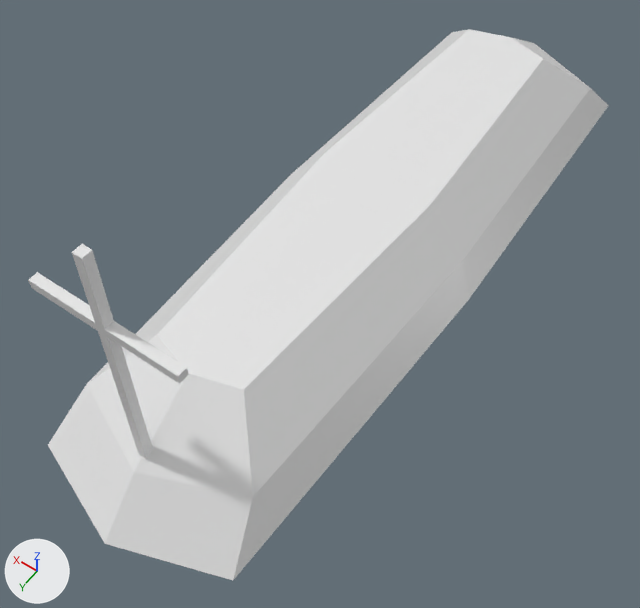
Renders of the FBX model Pieklo dzidowca kregi spierdolenia/Assets/Graphics 3D/Props/Level 1 props/Model_nagrobek_2.fbx from each side of a commit.
Before and after are seen from a 50 mm camera at (-1.08, 1.83, 2.22) aimed at (-0.09, 0.44, 0.03). Arrows for +X, +Y and +Z are at lower left; the lights stay in place. The first picture is the older version. Where no turn or scale is listed for an object, it has been applied to the vertices.
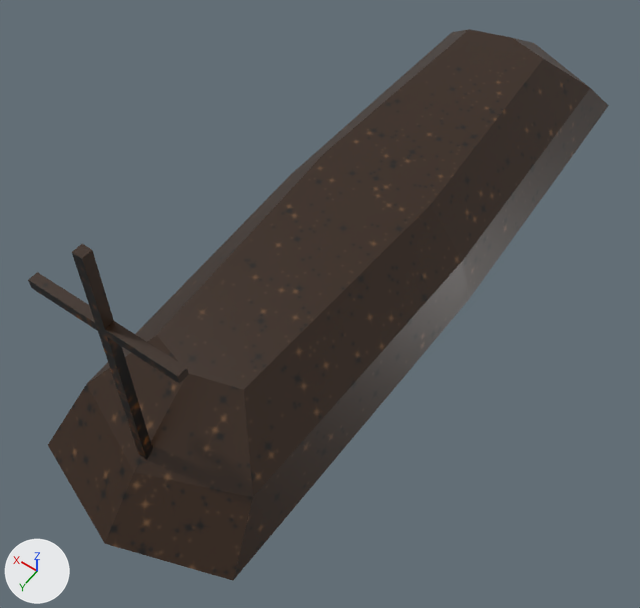
The newer file is also rescaled (x3.333), turned or shifted as a whole; pictures and numbers use the older file's frame.

The edits, one by one:
Picture 'T_Nagrobek_2.png' (img_t_nagrobek_2_png) is new.
In material 'Material' (mat_material), base_color is no longer (0.8, 0.8, 0.8), white #e7e7e7.
In material 'Material' (mat_material), texture is now set to img_t_nagrobek_2_png.

Changed parts and their boxes [x1, y1, x2, y2] in the pictures (640 x 608 px):
'Cube', surface changed (white to brown): [28, 29, 609, 580] in both
